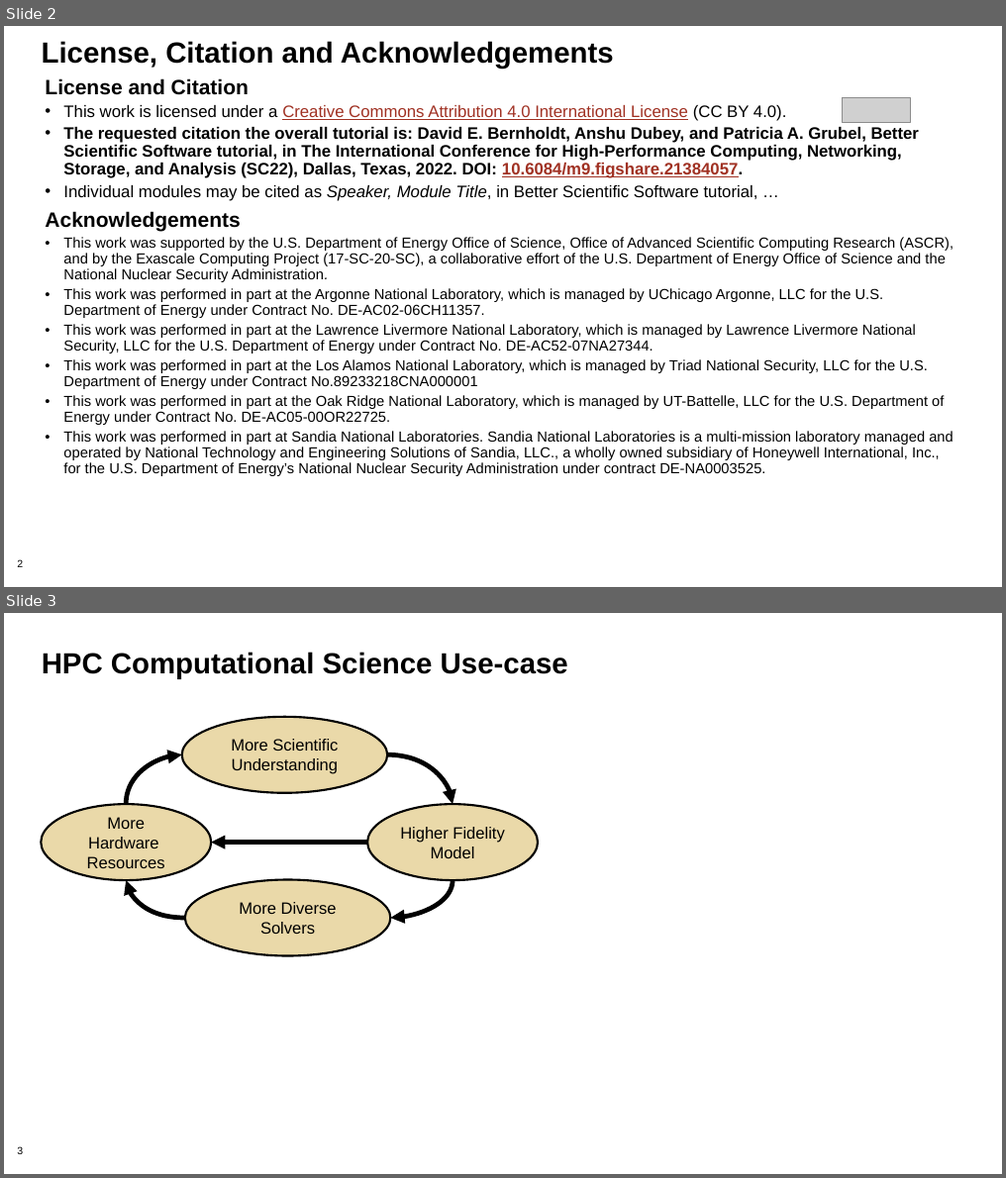
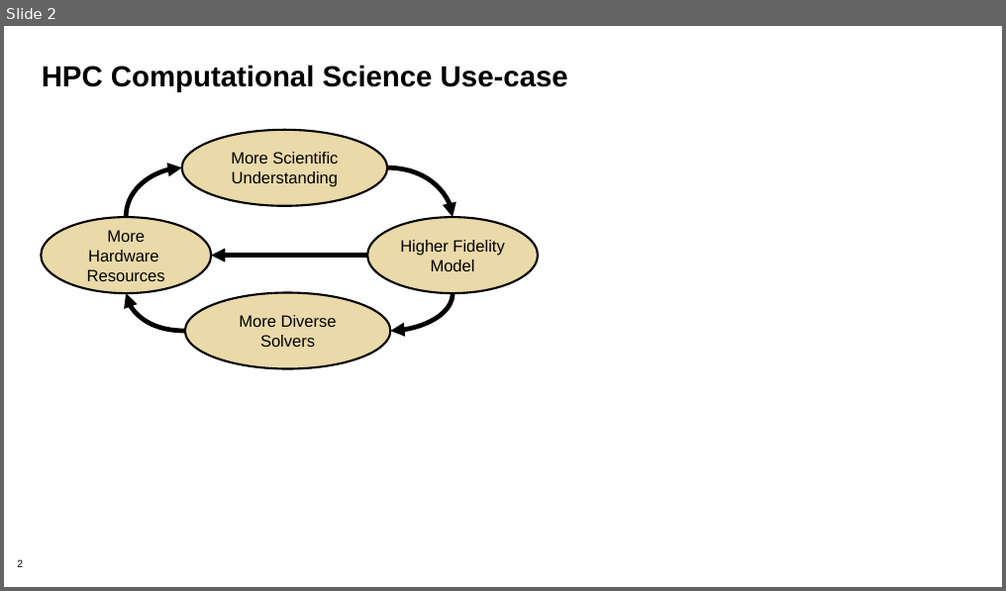
Before and after one commit to bssw-tutorial/presentations, a slide deck: design-a.pptx. Shown one above the other, each under a label of ours: slides 2 and 3 before the commit, slide 2 after it. The pictures are 1006x1178 and 1006x591 pixels, drawn with LibreOffice and Linux fonts; fonts in the diff are those of the drawing; grey boxes stand for pictures; background and template pictures are left out. Boxes give left, top, right and bottom in pixels: in the first picture for what was removed or moved away, otherwise in the second. Text is boxed around its words. In the diff, an @@ line names an element or a change of style, - is before the commit and + after.

```diff
--- a/design-a.pptx
+++ b/design-a.pptx
@@ slide 2 removed at bbox=[4, 26, 1002, 587], background #FFFFFF; not listed: 1 template element that a slide beside it also shows @@
@@ title removed at bbox=[42, 41, 614, 69] @@
-License, Citation and Acknowledgements
@@ text removed at bbox=[45, 78, 953, 476] @@
-License and Citation
-• This work is licensed under a Creative Commons Attribution 4.0 International License (CC BY 4.0).
-• The requested citation the overall tutorial is: David E. Bernholdt, Anshu Dubey, and Patricia A. Grubel, Better Scientific Software tutorial, in The International Conference for High-Performance Computing, Networking, Storage, and Analysis (SC22), Dallas, Texas, 2022. DOI: 10.6084/m9.figshare.21384057.
-• Individual modules may be cited as Speaker, Module Title, in Better Scientific Software tutorial, …
-Acknowledgements
-• This work was supported by the U.S. Department of Energy Office of Science, Office of Advanced Scientific Computing Research (ASCR), and by the Exascale Computing Project (17-SC-20-SC), a collaborative effort of the U.S. Department of Energy Office of Science and the National Nuclear Security Administration.
-• This work was performed in part at the Argonne National Laboratory, which is managed by UChicago Argonne, LLC for the U.S. Department of Energy under Contract No. DE-AC02-06CH11357.
-• This work was performed in part at the Lawrence Livermore National Laboratory, which is managed by Lawrence Livermore National Security, LLC for the U.S. Department of Energy under Contract No. DE-AC52-07NA27344.
-• This work was performed in part at the Los Alamos National Laboratory, which is managed by Triad National Security, LLC for the U.S. Department of Energy under Contract No.89233218CNA000001
-• This work was performed in part at the Oak Ridge National Laboratory, which is managed by UT-Battelle, LLC for the U.S. Department of Energy under Contract No. DE-AC05-00OR22725.
-• This work was performed in part at Sandia National Laboratories. Sandia National Laboratories is a multi-mission laboratory managed and operated by National Technology and Engineering Solutions of Sandia, LLC., a wholly owned subsidiary of Honeywell International, Inc., for the U.S. Department of Energy’s National Nuclear Security Administration under contract DE-NA0003525.
@@ picture removed at bbox=[842, 98, 911, 122] @@
@@ what was slide 3 is now slide 2 @@
```
Also in this commit, not shown: 1 slide changed, 2 other files.
